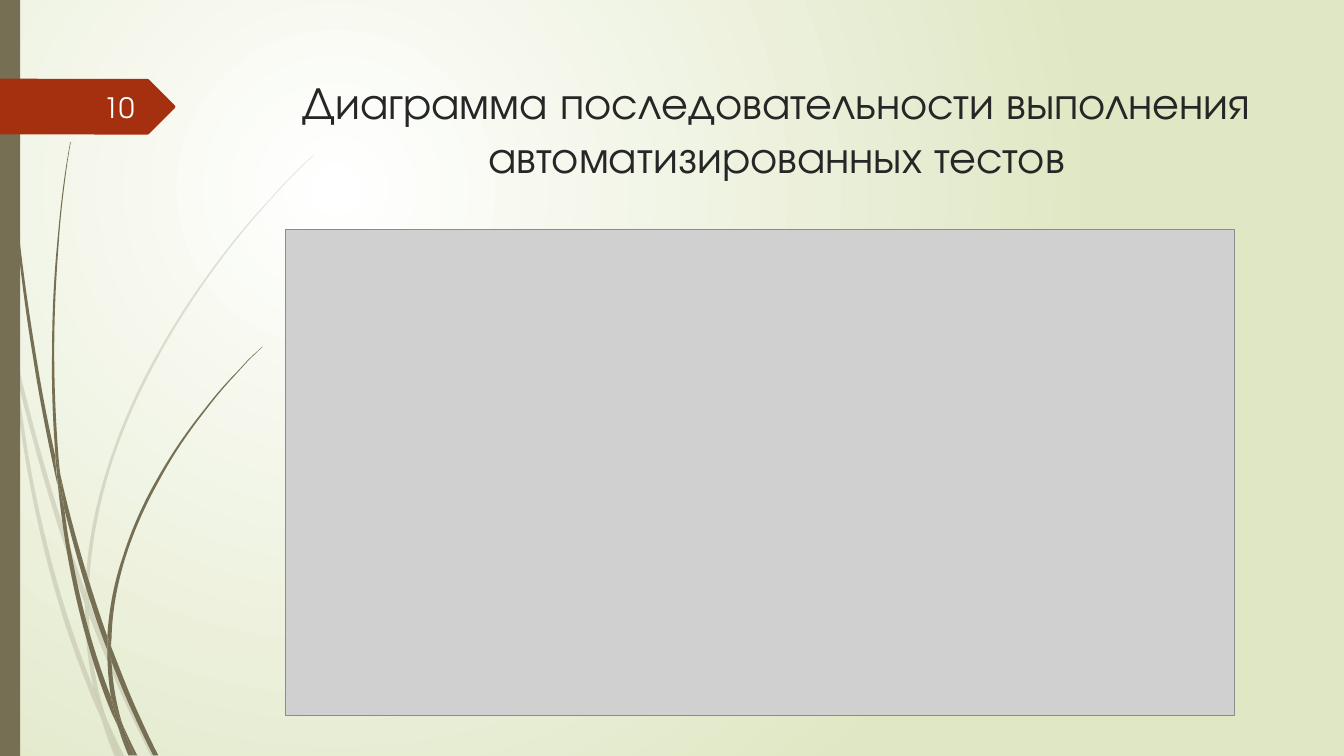
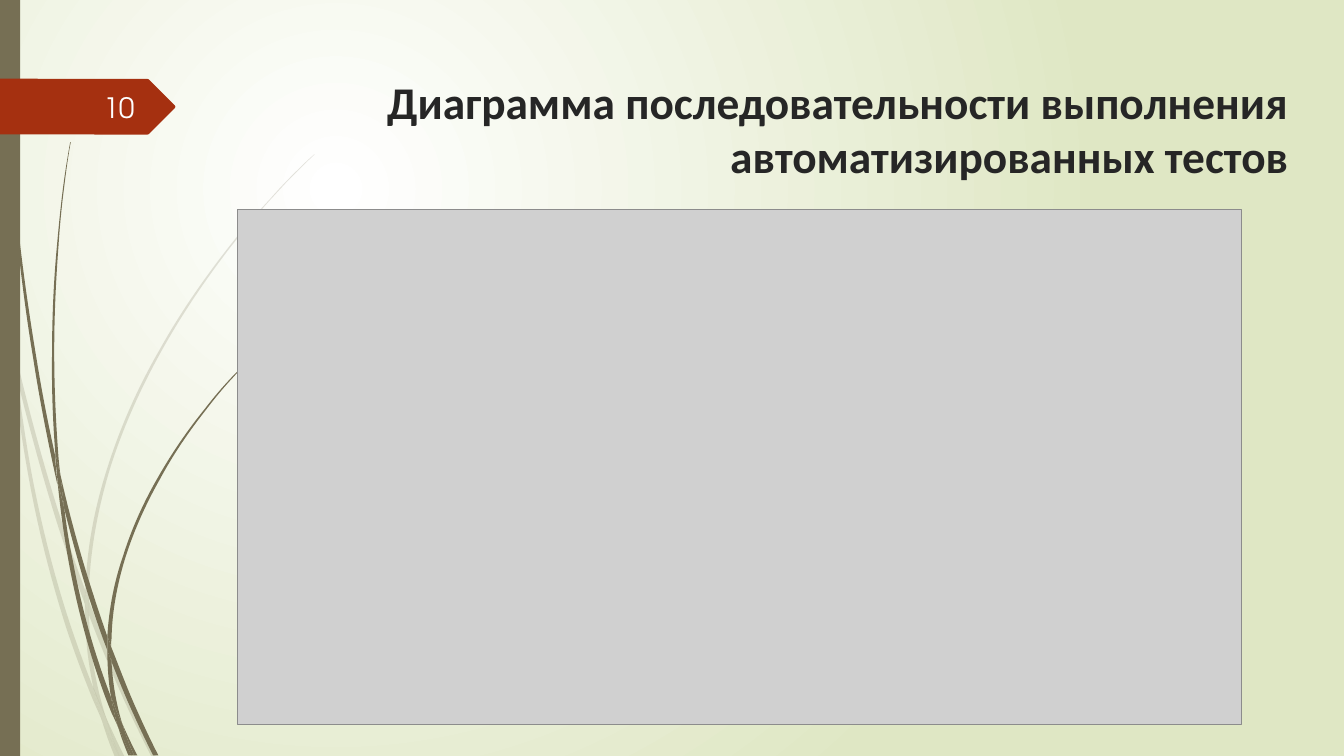
Before and after one commit to Sergeygaan/Lab1, a slide deck: slide 10 of Презентация.pptx. Drawn at 1344x756 pixels with LibreOffice and Linux fonts; fonts in the diff are those of the drawing; grey boxes stand for pictures. Boxes give left, top, right and bottom in pixels: in the first picture for what was removed or moved away, otherwise in the second. Text is boxed around its words. In the diff, an @@ line names an element or a change of style, - is before the commit and + after.

```diff
--- a/Презентация.pptx
+++ b/Презентация.pptx
@@ title "Диаграмма последовательности выполнения автоматизированных т ...": place and size @@
-title "Диаграмма последовательности выполнения автоматизированных т ..." at [303,88,1251,181]
+title "Диаграмма последовательности выполнения автоматизированных т ..." at [387,89,1288,180]
@@ title "Диаграмма последовательности выполнения автоматизированных т ..." at [387,89,1288,180]: font TeX Gyre Adventor to Calibri, bold on; alignment centre to right @@
@@ picture: place and size @@
-picture at [286,230,1235,717]
+picture at [238,210,1242,725]
```
Also in this commit, not shown: 3 other slides changed, 10 slides added, 6 slides removed, 3 other files.
